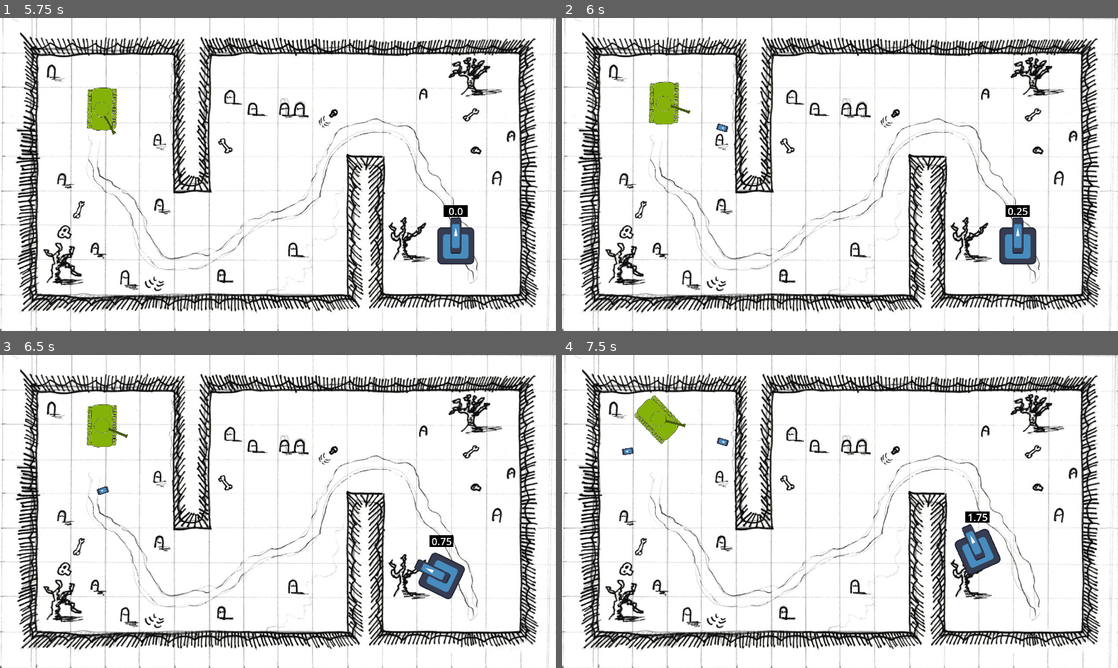
Above: before the commit, frames 1-4 (two rows, left to right).
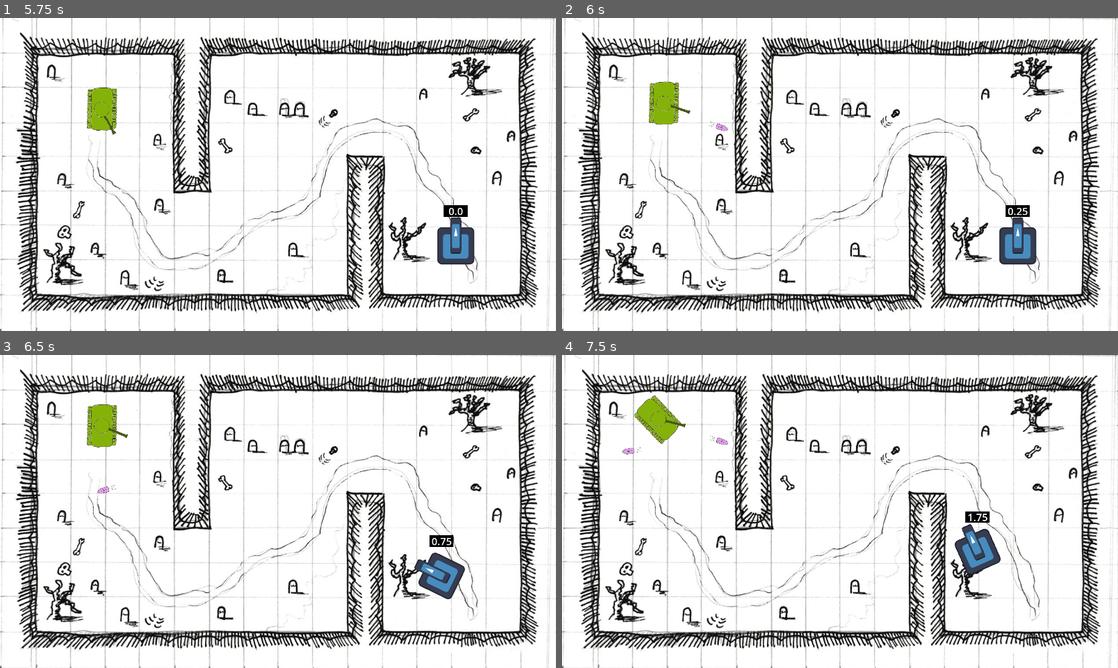
Above: after the commit, the same moments.

Repository: AugWii/GMTK-Game-Jam-Project
Game: Godot game, scene res://scenes/main.tscn
Two runs of this game, one before a commit and one after it. Both use one fixed random seed, a clock stepped at 60 frames per second and the inputs below. The engine's default icon, where the game draws it, is replaced by a stand-in: a white triangle on a blue panel in a dark square.
Inputs (mouse positions are in pixels of both pictures, inside the frame that each line leads up to):
- Up to frame 1 (5.75 s): click "Play" at 0.5 s; tap Enter at 1.25, 2.75, 4.25 s; move the mouse to (400, 158) at 1.27 s; press the mouse at (400, 158) at 1.28 s; hold D (turn_right) 1.28-2.03 s; tap Space at 2, 3.5, 5 s; move the mouse to (166, 190) at 2.02 s; release the mouse at (166, 190) at 2.03 s; hold S (move_backward) 2.03-2.78 s; click (166, 190) at 2.1 s; move the mouse to (333, 105) at 2.77 s; press the mouse at (333, 105) at 2.78 s; hold D (turn_right) 2.78-3.53 s; move the mouse to (250, 237) at 3.52 s; release the mouse at (250, 237) at 3.53 s; hold W (move_forward) 3.53-4.28 s; click (250, 237) at 3.6 s; move the mouse to (444, 221) at 4.27 s; press the mouse at (444, 221) at 4.28 s; hold A (turn_left) from 4.28 s (still down); move the mouse to (111, 127) at 5.02 s; release the mouse at (111, 127) at 5.03 s; click (111, 127) at 5.1 s
- Up to frame 2 (6 s): move the mouse to (867, 174) at 5.77 s; release A (turn_left) at 5.78 s; press the mouse at (867, 174) at 5.78 s; hold S (move_backward) from 5.78 s (still down)
- Up to frame 3 (6.5 s): keep holding S (move_backward)
- Up to frame 4 (7.5 s): move the mouse to (756, 433) at 6.52 s; release S (move_backward) at 6.53 s; release the mouse at (756, 433) at 6.53 s; hold D (turn_right) 6.53-7.28 s; click (756, 433) at 6.6 s; move the mouse to (962, 495) at 7.27 s; press the mouse at (962, 495) at 7.28 s; hold W (move_forward) from 7.28 s (still down)

Frame 1 is identical in both runs. In frame 2, less than 0.1% of the frame differs, in the area x 26-30%, y 33-37%; in frame 3, less than 0.1%; in frame 4, 0.1%, in the area x 10-30%, y 25-32%.

Commit message:
Added cool stuff

Diff:
--- a/project.godot
+++ b/project.godot
@@ -21,6 +21,8 @@
 window/size/viewport_height=1080
 window/size/mode=2
 window/stretch/mode="viewport"
+mouse_cursor/custom_image="uid://dhlkj5kocg5lh"
+mouse_cursor/custom_image_hotspot=Vector2(74, 82)
 
 [dotnet]
 
--- a/scenes/bullet.tscn
+++ b/scenes/bullet.tscn
@@ -1,7 +1,8 @@
 [gd_scene format=3 uid="uid://c1sr5pcbyl75e"]
 
-[ext_resource type="Texture2D" uid="uid://d02qqbinwnl5k" path="res://icon.svg" id="1_mkf8s"]
 [ext_resource type="Script" uid="uid://d4cgtutac2axw" path="res://scripts/bullet.gd" id="1_y25gk"]
+[ext_resource type="Texture2D" uid="uid://dmarl4biybol5" path="res://Bullet.png" id="2_y25gk"]
+[ext_resource type="Texture2D" uid="uid://xqafbwcsuq4p" path="res://Wind Bullets.png" id="3_l5glv"]
 
 [sub_resource type="CapsuleShape2D" id="CapsuleShape2D_y25gk"]
 radius = 4.0
@@ -11,13 +12,35 @@
 radius = 11.0
 height = 38.0
 
+[sub_resource type="AtlasTexture" id="AtlasTexture_eoqba"]
+atlas = ExtResource("3_l5glv")
+region = Rect2(0, 0, 80, 105)
+
+[sub_resource type="AtlasTexture" id="AtlasTexture_qncy5"]
+atlas = ExtResource("3_l5glv")
+region = Rect2(0, 105, 80, 105)
+
+[sub_resource type="SpriteFrames" id="SpriteFrames_4nftw"]
+animations = [{
+"frames": [{
+"duration": 1.0,
+"texture": SubResource("AtlasTexture_eoqba")
+}, {
+"duration": 1.0,
+"texture": SubResource("AtlasTexture_qncy5")
+}],
+"loop": 1,
+"name": &"default",
+"speed": 4.0
+}]
+
 [node name="bullet" type="CharacterBody2D" unique_id=526558100]
 script = ExtResource("1_y25gk")
 
 [node name="Sprite2D" type="Sprite2D" parent="." unique_id=148779865]
-position = Vector2(1.1920929e-07, 0)
-scale = Vector2(0.171875, 0.3)
-texture = ExtResource("1_mkf8s")
+position = Vector2(0, 13.000001)
+scale = Vector2(0.26053372, 0.26053372)
+texture = ExtResource("2_y25gk")
 
 [node name="CollisionShape2D" type="CollisionShape2D" parent="." unique_id=1904291631]
 shape = SubResource("CapsuleShape2D_y25gk")
@@ -28,8 +51,14 @@
 [node name="Area2D" type="Area2D" parent="." unique_id=1982438511]
 
 [node name="CollisionShape2D" type="CollisionShape2D" parent="Area2D" unique_id=707028161]
-visible = false
 shape = SubResource("CapsuleShape2D_tbgi4")
+
+[node name="AnimatedSprite2D" type="AnimatedSprite2D" parent="." unique_id=126100396]
+position = Vector2(0, 35)
+scale = Vector2(0.25, 0.25)
+sprite_frames = SubResource("SpriteFrames_4nftw")
+autoplay = "default"
+frame_progress = 0.45710325
 
 [connection signal="timeout" from="LifeTimer" to="." method="_on_life_timer_timeout"]
 [connection signal="body_entered" from="Area2D" to="." method="_on_area_2d_body_entered"]
Binary file added: Bullet.png
Not shown, added: Bullet.png.import
Binary file added: Crosshair.png
Not shown, added: Crosshair.png.import
Binary file added: Wind Bullets.png
Not shown, added: Wind Bullets.png.import
